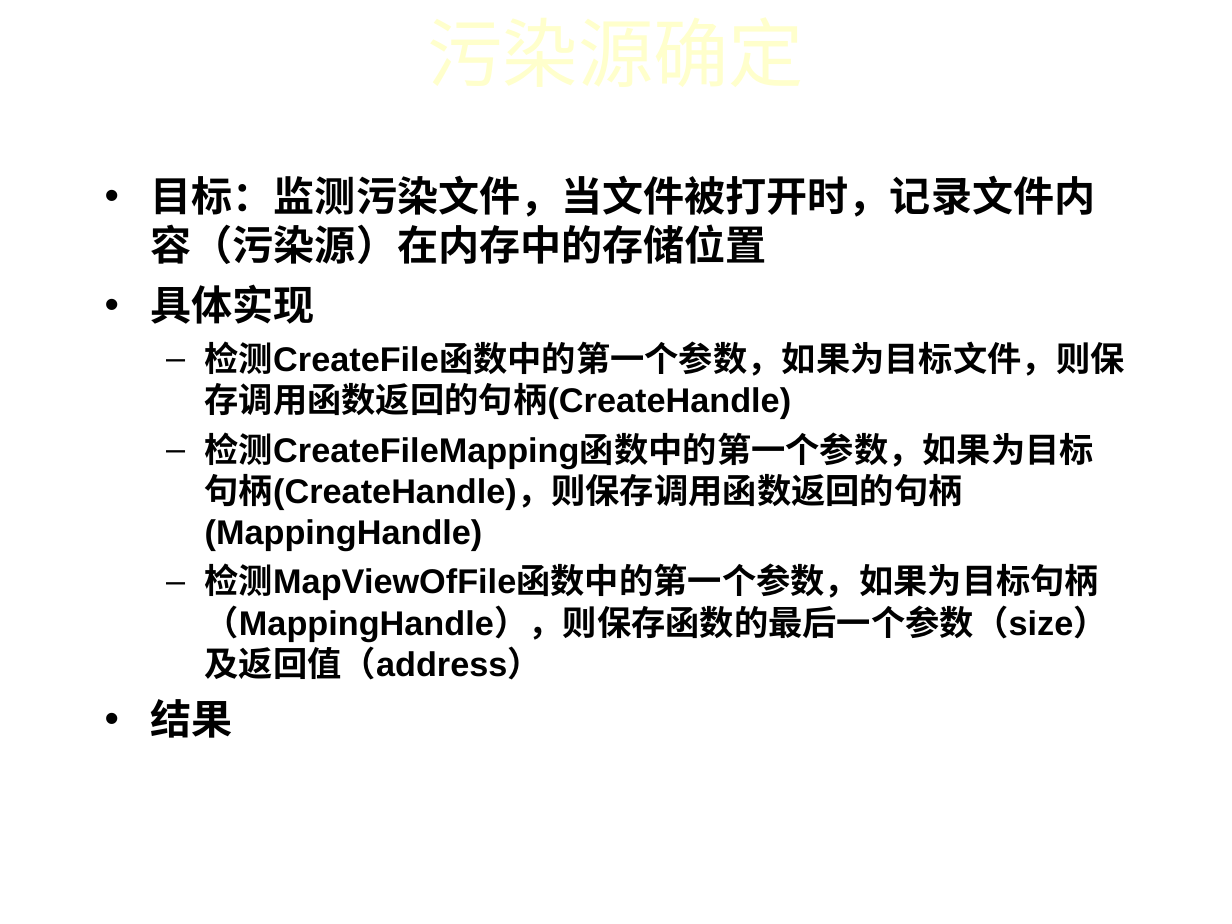
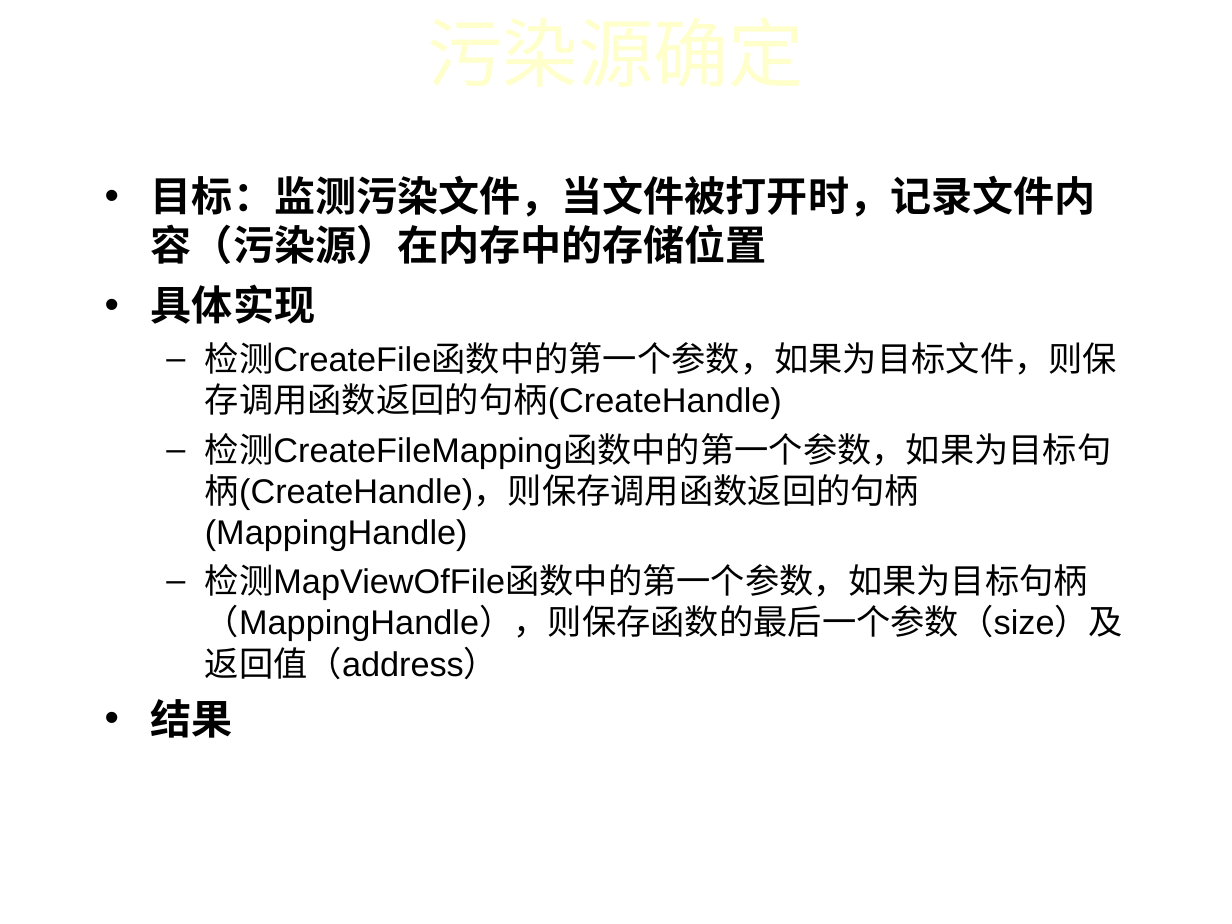
Before and after one commit to iidx/devilheart, a slide deck: slide 6 of doc/MS-Word.ppt. Drawn at 1232x924 pixels with LibreOffice and Linux fonts; fonts in the diff are those of the drawing; background and template pictures are left out. Boxes give left, top, right and bottom in pixels: in the first picture for what was removed or moved away, otherwise in the second. Text is boxed around its words. In the diff, an @@ line names an element or a change of style, - is before the commit and + after.

```diff
--- a/doc/MS-Word.ppt
+++ b/doc/MS-Word.ppt
@@ text at [205, 342, 1123, 679]: bold off in "检测CreateFile函数中的第一个参数，如果为目标文件，则保存调用函数返回的句柄(CreateHandle)", "检测CreateFileMapping函数中的第一个参数，如果为目标句柄(CreateHandle)，则保存调用函数返回 ...", "检测MapViewOfFile函数中的第一个参数，如果为目标句柄（MappingHandle），则保存函数的最后一个参数 ..." @@
```
Also in this commit, not shown: 5 other slides changed, 2 slides removed.
